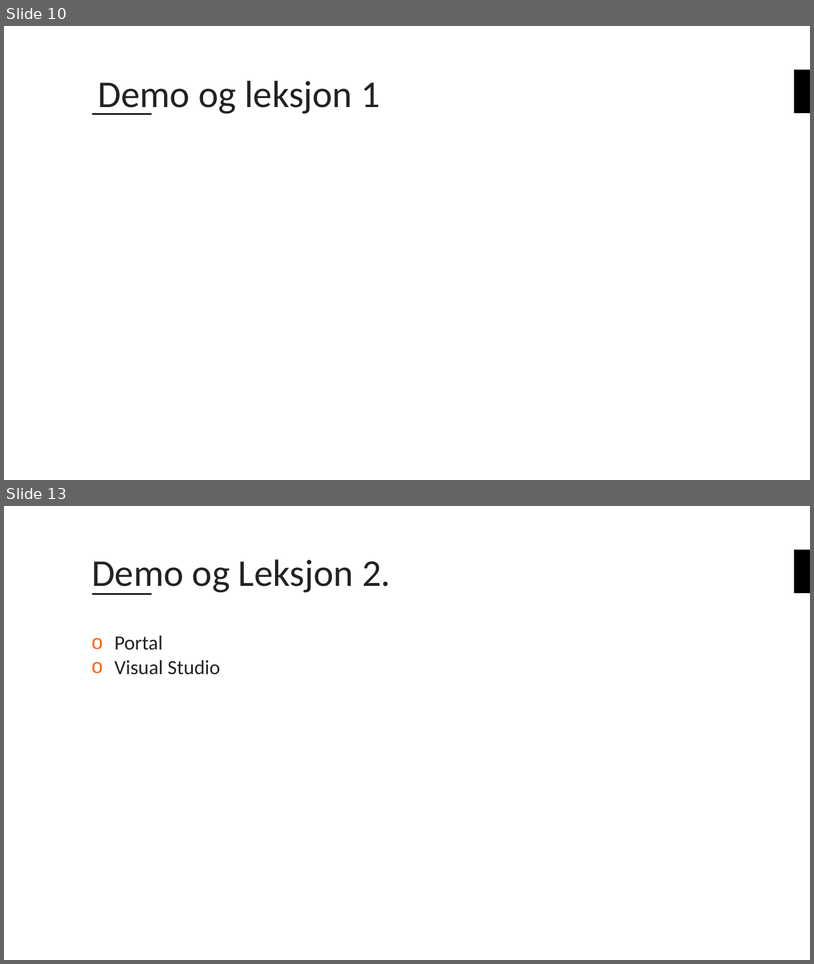
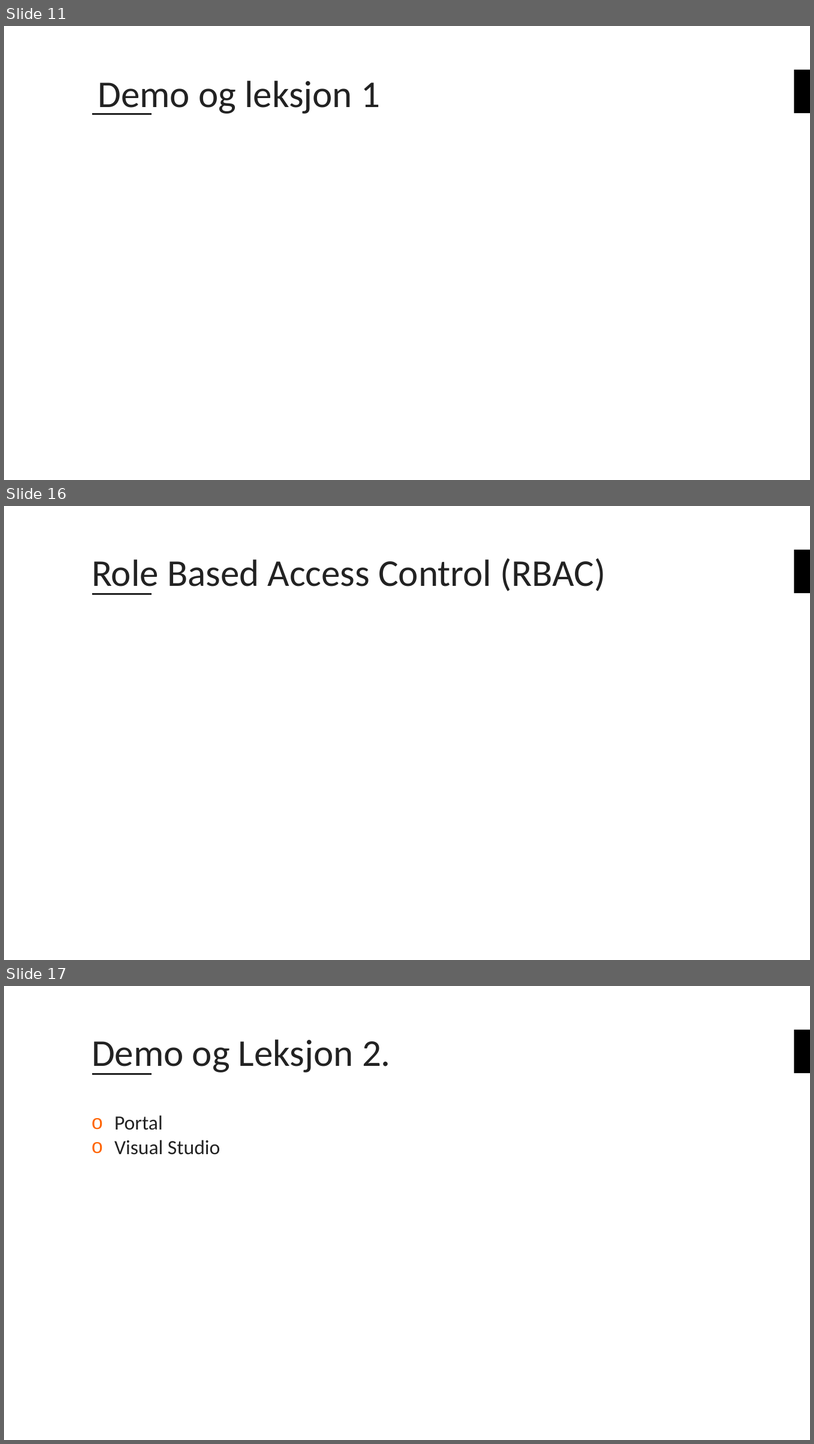
Before and after one commit to bouvet/azure-workshops, a slide deck: Workshop_3/Presentasjon/Azureskolen-Workshop#3.pptx. Shown one above the other, each under a label of ours: slides 10 and 13 before the commit, slides 11, 16 and 17 after it; the slides between them are not shown. The pictures are 814x964 and 814x1444 pixels, drawn with LibreOffice and Linux fonts; fonts in the diff are those of the drawing; background and template pictures are left out. Boxes give left, top, right and bottom in pixels: in the first picture for what was removed or moved away, otherwise in the second. Text is boxed around its words. In the diff, an @@ line names an element or a change of style, - is before the commit and + after.

```diff
--- a/Workshop_3/Presentasjon/Azureskolen-Workshop#3.pptx
+++ b/Workshop_3/Presentasjon/Azureskolen-Workshop#3.pptx
@@ slide 16 added at box(4, 506, 810, 960), background #FFFFFF; not listed: 2 template elements that a slide beside it also shows @@
@@ title added at box(92, 558, 606, 595), 45 pt, text #222222 @@
+Role Based Access Control (RBAC)
@@ what was slide 10 is now slide 11 @@
@@ what was slide 13 is now slide 17 @@
```
Also in this commit, not shown: 4 slides changed, 4 other slides added, 1 slide removed.
